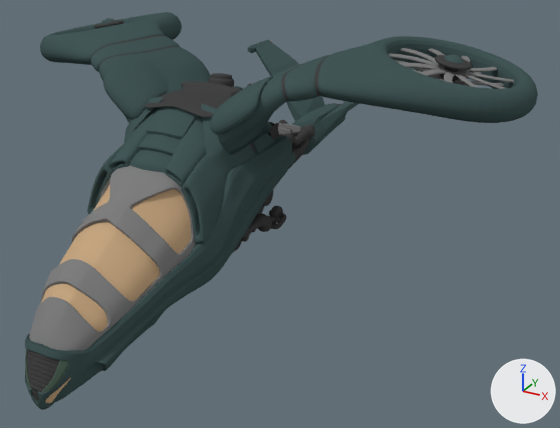
The Blender file iteration9.blend as it was, and as the next commit left it.
The view is the same before and after, from a 50 mm lens placed at (5.65, -8.61, 4.16), pointed at (0.76, 0.28, -0.28). Arrows for +X, +Y and +Z are at lower right; the lights stay in place.

In view in the first picture: 'geo-cockpit-exterior.001', 'geo-cockpit-windshield', 'geo_body front. nose', 'geo_body front. nose.002', 'geo_body front. nose.003', 'geo_body front. nose.004', 'geo_tailfin.001', 'geo_wings', 'pipe.001'.
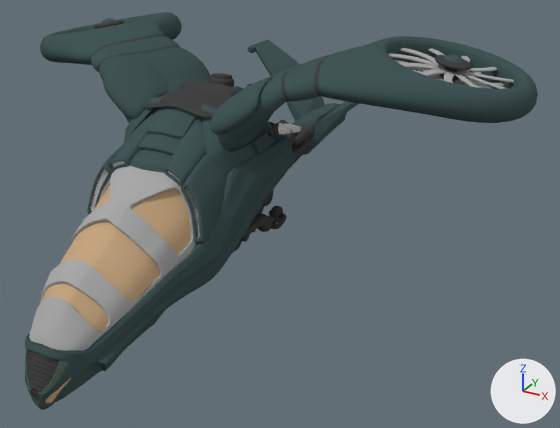
Pixel boxes [x1, y1, x2, y2] of what changed, in the pictures (560 x 428 px):
'geo-cockpit-exterior.001', recoloured
    both: [29, 166, 195, 351]
'vent1', added
    after: [90, 161, 201, 237]
'pipe.001', recoloured
    both: [278, 123, 301, 134]

Diff of the bpy script that builds the scene:
```diff
--- a/iteration9.blend.py
+++ b/iteration9.blend.py
@@ mat_lightgray @@
 mat_lightgray = diffuse_material('lightgray')
-mat_lightgray.base_color = (0.214, 0.214, 0.214)  # grey #7f7f7f
+mat_lightgray.base_color = (0.402, 0.402, 0.402)  # grey #aaaaaa
@@ me_cube_007 @@
+me_cube_007.from_pydata(...)  # 1480 vertices, 1295 faces; spans x -0.02..4.19, y -2.16..0.24, z -4.38..0.36
+me_cube_007.polygons.foreach_set('use_smooth', [True] * 1295)
@@ ob_vent1 @@
+ob_vent1 = bpy.data.objects.new('vent1', me_cube_007)
+ob_vent1.location = (0.33, -1.62, 0.94)
+ob_vent1.rotation_euler = (0.243, 0.198, 0.0232)  # degrees (14, 11, 1.3)
+ob_vent1.scale = (0.158, 0.158, 0.139)
+_m = ob_vent1.modifiers.new('Mirror', 'MIRROR')
+_m.mirror_object = ob_contorl
+_m = ob_vent1.modifiers.new('Subsurf', 'SUBSURF')
+_m.render_levels = 1
@@ ob_contorl @@
+ob_contorl = bpy.data.objects.new('contorl', None)
+ob_contorl.location = (0.0, -1.66, 0.99)
```
